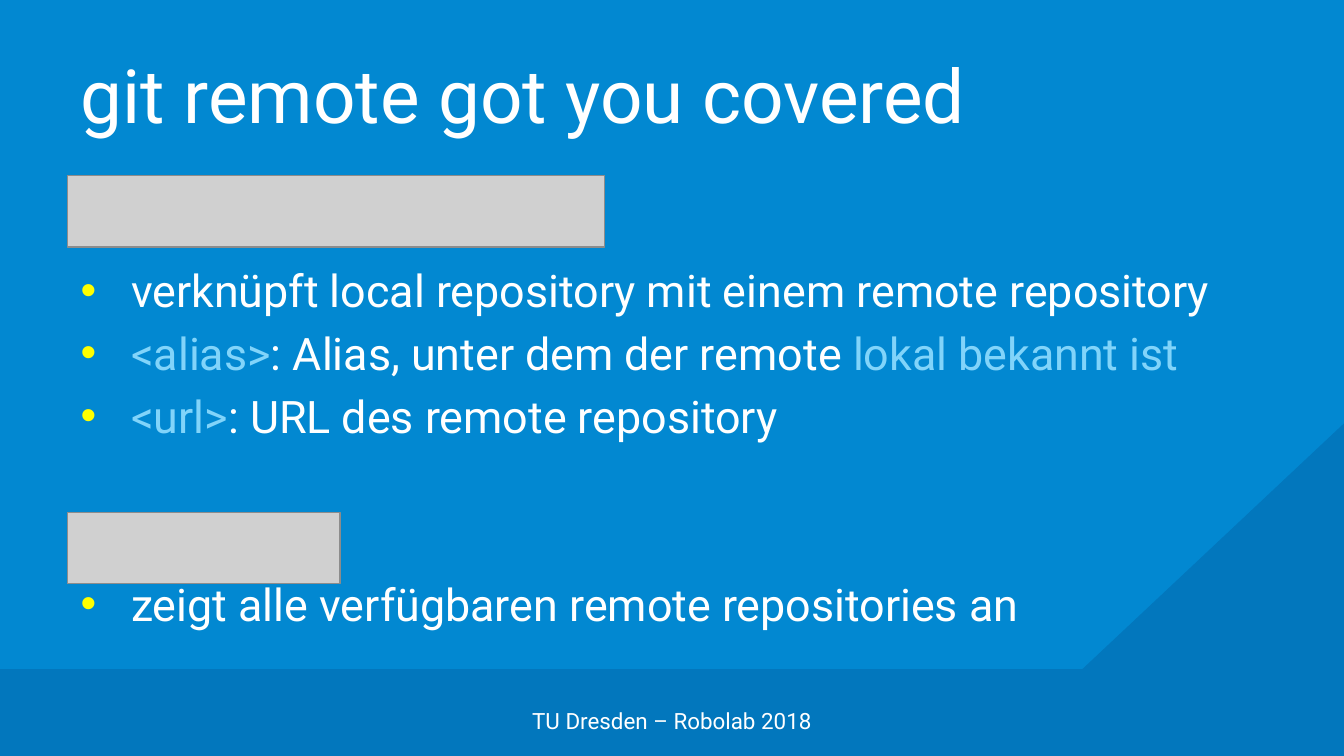
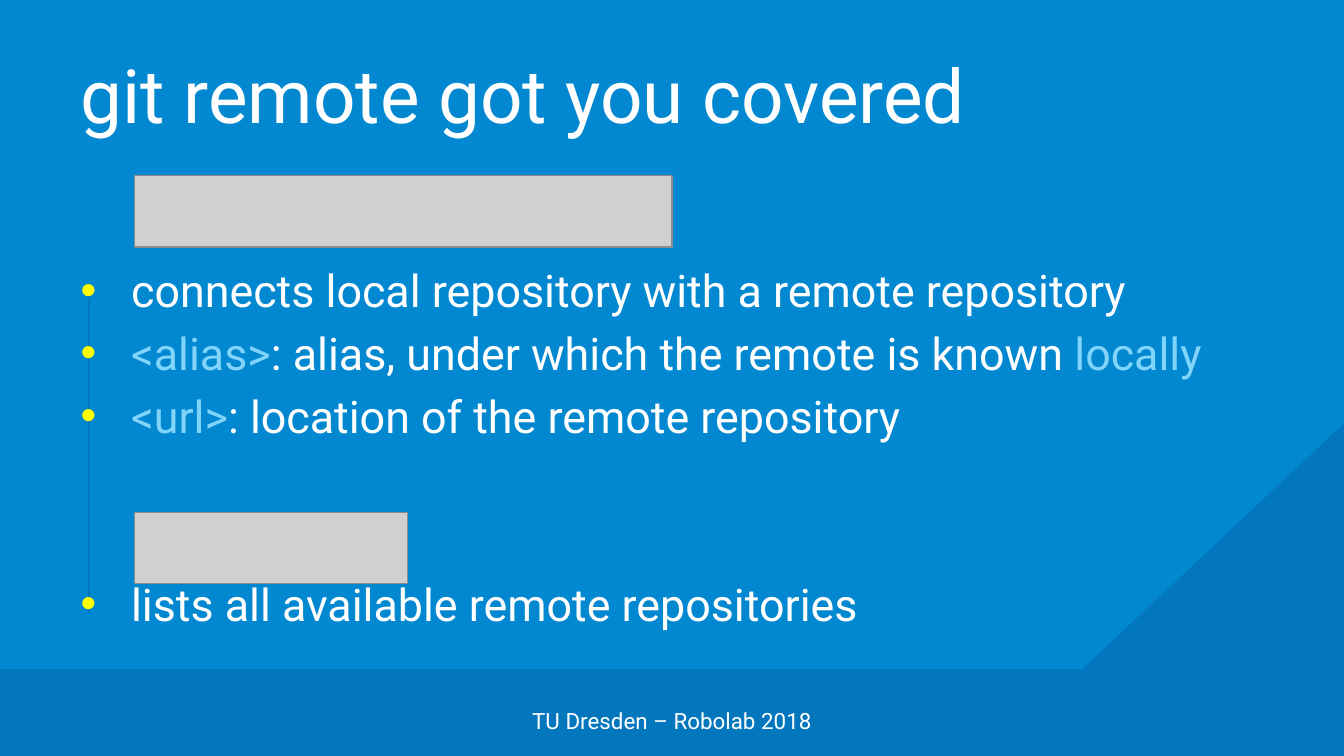
Before and after one commit to edisontrent1337/gitslides, a slide deck: slide 22 of Git.pptx. Drawn at 1344x756 pixels with LibreOffice and Linux fonts; fonts in the diff are those of the drawing; grey boxes stand for pictures; background and template pictures are left out. Boxes give left, top, right and bottom in pixels: in the first picture for what was removed or moved away, otherwise in the second. Text is boxed around its words. In the diff, an @@ line names an element or a change of style, - is before the commit and + after.

```diff
--- a/Git.pptx
+++ b/Git.pptx
@@ picture: place and size @@
-picture at [67,176,605,247]
+picture at [134,176,672,247]
@@ line added from (89, 289) to (89, 613), #0277BD 1 pt @@
@@ text at [131,273,1201,630]: text changed @@
-• verknüpft local repository mit einem remote repository
-• <alias>: Alias, unter dem der remote lokal bekannt ist
-• <url>: URL des remote repository
-• zeigt alle verfügbaren remote repositories an
+• connects local repository with a remote repository
+• <alias>: alias, under which the remote is known locally
+• <url>: location of the remote repository
+• lists all available remote repositories
@@ picture: place and size @@
-picture at [67,512,340,583]
+picture at [134,512,407,583]
```
Also in this commit, not shown: 20 other slides changed, 7 slides added, 2 slides removed, 1 other file.
